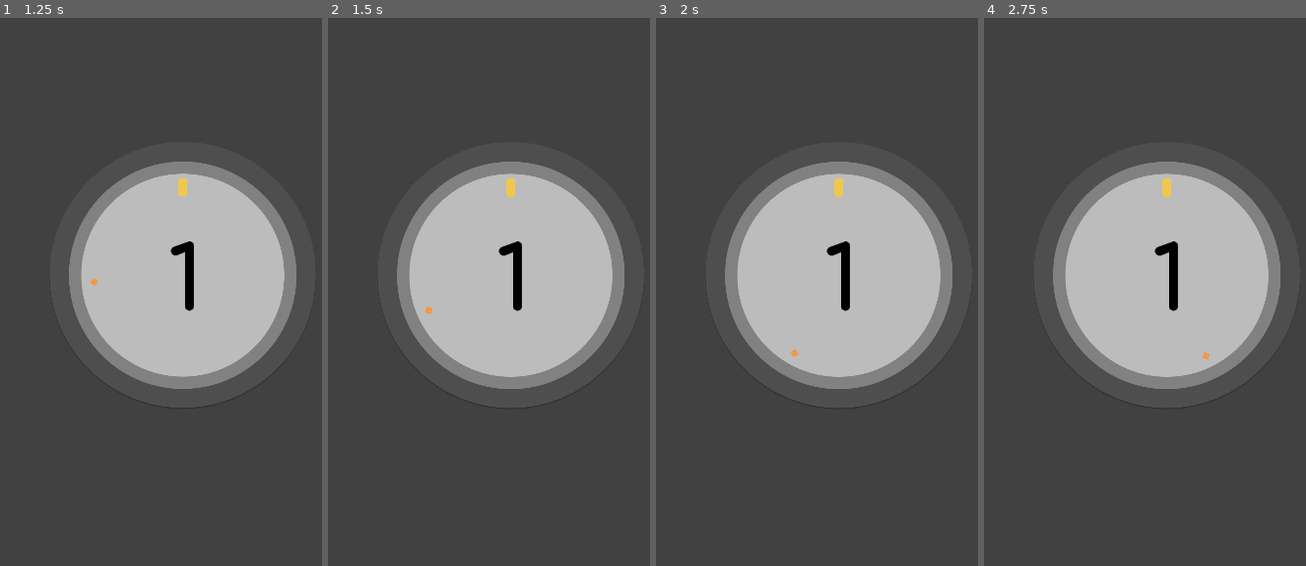
Above: before the commit, frames 1-4 (left to right).
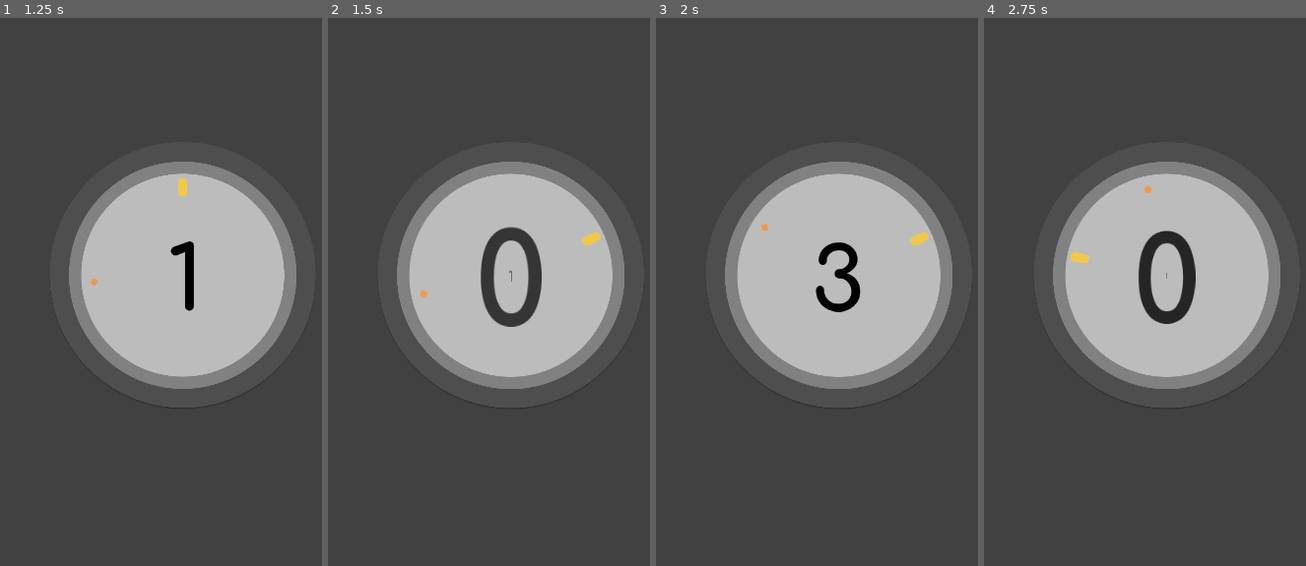
Above: after the commit, the same moments.

Repository: takecare/popthelock
Game: Godot game, scene res://scenes/Start.tscn
Same seed, same stepped clock (60 frames per second), same inputs: the game is played once before the commit and once after it. The engine's default icon, where the game draws it, is replaced by a stand-in: a white triangle on a blue panel in a dark square.
Inputs (mouse positions are in pixels of both pictures, inside the frame that each line leads up to):
- Up to frame 1 (1.25 s): click (183, 538) at 0.5 s
- Up to frame 2 (1.5 s): tap Enter at 1.25 s; move the mouse to (608, 259) at 1.27 s; hold W from 1.28 s (still down); tap Y at 1.35 s
- Up to frame 3 (2 s): keep holding W
- Up to frame 4 (2.75 s): move the mouse to (1077, 341) at 2.02 s; release W at 2.03 s; hold S from 2.03 s (still down); click (1077, 341) at 2.1 s; tap Y at 2.3 s

Frame 1 is identical in both runs. In frame 2, 2.4% of the frame differs, in the area x 28-85%, y 29-57%; in frame 3, 1.0%; in frame 4, 2.1%.

Commit message:
clean up

Diff:
--- a/scripts/Main.gd
+++ b/scripts/Main.gd
@@ -14,11 +14,14 @@
 # the crosshair is within the target so, for a given hit, your score can go from
 # 0 to 10 (as an example)
 
+const progression = [1, 3, 5, 7, 9, 11, 13]
+
 export(float) var initial_speed = 15
 export(float) var step = 5
 export(float) var yOffset = 74
 
-const progression = [1, 3, 5, 7, 9, 11, 13]
+export(int) var level = 0
+export(int) var count = progression[0]
 
 var isPlaying: bool = false
 var speed: float = initial_speed
@@ -34,8 +37,6 @@
 onready var lockCenter: Vector2 = lock.center.global_position
 
 var crosshairRotationDirection = -1 # 1=CW; -1=CCW
-var level = 0
-var count = progression[0]
 
 # should target and crosshair be children of lock?
 func _ready() -> void:
@@ -56,16 +57,18 @@
 func _on_Crosshair_target_hit() -> void:
   if !isPlaying:
     return
+  print("[MAIN] HIT score="+str(score.get_score())+", count="+str(count)+", level="+str(level)+". in progress? "+str($Game/Score.in_progress)+". resting? "+str($Game/Score.mode == 0))
+  if $Game/Score.in_progress:
+    return
   speed += 3 # TODO increase speed at reasonable pace
   crosshairRotationDirection *= -1
-  print("[MAIN] HIT score="+str(score.get_score())+", count="+str(count)+", level="+str(level))
   decrease_count()
   if count == 0:
     increase_level()
 
 func decrease_count() -> void:
   count -= 1
-  var fastforward = true if count == 0 else false
+  #var fastforward = true if count == 0 else false
   score.decrease()
 
 func increase_level() -> void:
@@ -73,7 +76,6 @@
   if level >= len(progression):
       return
   count = progression[level]
-  print("[MAIN] will increase level: score set to " + str(count))
   score.next_level(count) # score.set_score(count)
   # TODO next angle has to place the target in the same direction as the xhair's movement
   target.set_rotation_around(lockCenter, randi() % 360)
@@ -85,10 +87,12 @@
   speed = initial_speed
   level = 0
   count = progression[level]
+  print("[MAIN] setting score to "+str(count))
   score.set_score(count)
   reset_target() # not working!
 
 func reset_target() -> void:
+  print("[MAIN] resetting score")
   score.reset()
   target.set_rotation_around(lockCenter, 0)
   # ^ it seems that rotation is cumulative so when we call set_rotation_around(x)
@@ -108,6 +112,11 @@
   elif event.scancode == KEY_H:
     _on_Crosshair_target_hit()
     get_tree().set_input_as_handled()
+  elif event.scancode == KEY_Y:
+    _on_Crosshair_target_hit()
+    yield(get_tree().create_timer(0.28), "timeout")
+    _on_Crosshair_target_hit()
+    get_tree().set_input_as_handled()
   elif event.scancode == KEY_M:
     _on_Crosshair_target_missed()
     get_tree().set_input_as_handled()
--- a/scripts/Score.gd
+++ b/scripts/Score.gd
@@ -1,11 +1,10 @@
 class_name Score extends Node2D
 
-export(int) var score = 3 setget set_score,get_score
+export(int) var score: int setget set_score,get_score
+export(bool) var in_progress: bool = false setget ,_in_progress
 
 onready var currentScoreLayer: ScoreLayer = $CurrentScoreLayer
 onready var nextScoreLayer: ScoreLayer = $NextScoreLayer
-
-signal updated
 
 func _ready() -> void:
   currentScoreLayer.set_score(score)
@@ -23,20 +22,23 @@
 func get_score() -> int:
   return currentScoreLayer.get_score()
 
-enum Mode { INCREASING, DECREASING, NEXT_LEVEL }
-var mode = Mode.DECREASING
+# state for the current score, it can be
+# RESTING: nothing is happening
+# INCREASING: score is increasing, increase animation is playing
+# DECREASING: score is decreasing, decrease animation is playing
+# NEXT_LEVEL: score is quickly animating from 0 to X
+enum Mode { RESTING, INCREASING, DECREASING, NEXT_LEVEL }
+var mode = Mode.RESTING
 
 func set_score(new: int) -> void:
   # we need to check if it's null because the first time this runs,
   # currentScoreLayer is not yet set
   if currentScoreLayer == null:
     return
-  print("[SCORE] setting score to "+str(new))
   currentScoreLayer.set_score(new)
   score = new
 
 func next_level(new: int) -> void:
-  print("[SCORE] next level. setting score to "+str(new))
   mode = Mode.NEXT_LEVEL
   #currentScoreLayer.set_score(new) #currentScoreLayer.animate_to(new)
   score = new
@@ -47,8 +49,8 @@
   currentScoreLayer.disappear()
   nextScoreLayer.appear()
 
-# ff = fastforward (TODO) useful when going from 1 to 0 so we can animate from
-# 0 to NEW
+# ff = fastforward: useful when going from 1 to 0,
+# so we can animate from 0 to NEW quickly
 func decrease(ff: bool = false) -> void:
   mode = Mode.DECREASING
   nextScoreLayer.set_score(score - 1)
@@ -67,28 +69,29 @@
 func _current_disappeared() -> void:
   pass
 
+signal handled
+
 func _next_appeared() -> void:
-  print("[SCORE] next appeared ("+str(score)+"). reseting current and next layers")
-  #currentScoreLayer.reset()
+  currentScoreLayer.reset()
   nextScoreLayer.reset(false)
-
   if mode == Mode.NEXT_LEVEL:
-    #currentScoreLayer.animate_to(score) this is not needed
     currentScoreLayer.animate_to(score)
     return
-
   currentScoreLayer.reset()
-
-  var msg = "[SCORE] animation finished. current score="+str(score)+", "
   if mode == Mode.DECREASING:
     set_score(score - 1) # score = score - 1
   else:
     set_score(score + 1) # score = score + 1
-  print(msg + " updated to "+str(score))
   currentScoreLayer.set_score(score)
+  mode = Mode.RESTING
+  emit_signal("handled")
 
 func _next_disappeared() -> void:
   pass
+
+# check if any of the layers are currently animating
+func _in_progress() -> bool:
+  return $CurrentScoreLayer.in_progress || $NextScoreLayer.in_progress
 
 # TODO debug only. remove
 func _unhandled_key_input(event: InputEventKey) -> void:
--- a/scripts/ScoreLayer.gd
+++ b/scripts/ScoreLayer.gd
@@ -4,6 +4,7 @@
 signal disappeared # emtited when this score layer disappears
 
 export(int) var score: int = 0 setget set_score,get_score
+export(bool) var in_progress: bool = false setget ,_in_progress
 
 onready var animationPlayer: AnimationPlayer = $AnimationPlayer
 onready var hBoxContainer: HBoxContainer = $HBoxContainer
@@ -38,15 +39,11 @@
   return score
 
 func set_score(new: int) -> void:
-  print("[LAYER] setting score to "+str(new))
   score = new
   update()
 
-var enqueuedTween = false
-
 func animate_to(to: int) -> void:
   reset()
-  print("[LAYER] animating to "+str(to))
   $Tween.interpolate_property(
     self,
     @"score",
@@ -58,7 +55,6 @@
     0 # delay
   )
   $Tween.start()
-  enqueuedTween = true
 
 func appear(ff: bool = false) -> void:
   visible = true
@@ -66,7 +62,6 @@
 
 func _appeared() -> void:
   emit_signal("appeared")
-  #if enqueuedTween: $Tween.start()
 
 func disappear(ff: bool = false) -> void:
   animationPlayer.play("Disappear", -1, 2.0 if ff else 1.0)
@@ -84,6 +79,7 @@
 # we have to reference nodes this way as this is called in the score setter,
 # which means this runs before _ready()/onready
 func update():
+  print("["+self.name+"] updating score to "+str(score))
   var digit1: TextureRect = $HBoxContainer/Digit1
   var digit2: TextureRect = $HBoxContainer/Digit2
   var digit3: TextureRect = $HBoxContainer/Digit3
@@ -107,6 +103,9 @@
     digit1.visible = true
     digit2.visible = true
     digit3.visible = true
+
+func _in_progress() -> bool:
+  return $AnimationPlayer.current_animation_position > 0
 
 func _unhandled_key_input(event: InputEventKey) -> void:
   if event.echo || event.pressed: return
Not shown: 1 places in scenes/Main.tscn that only renumber resources
Not shown, changed: README.md
